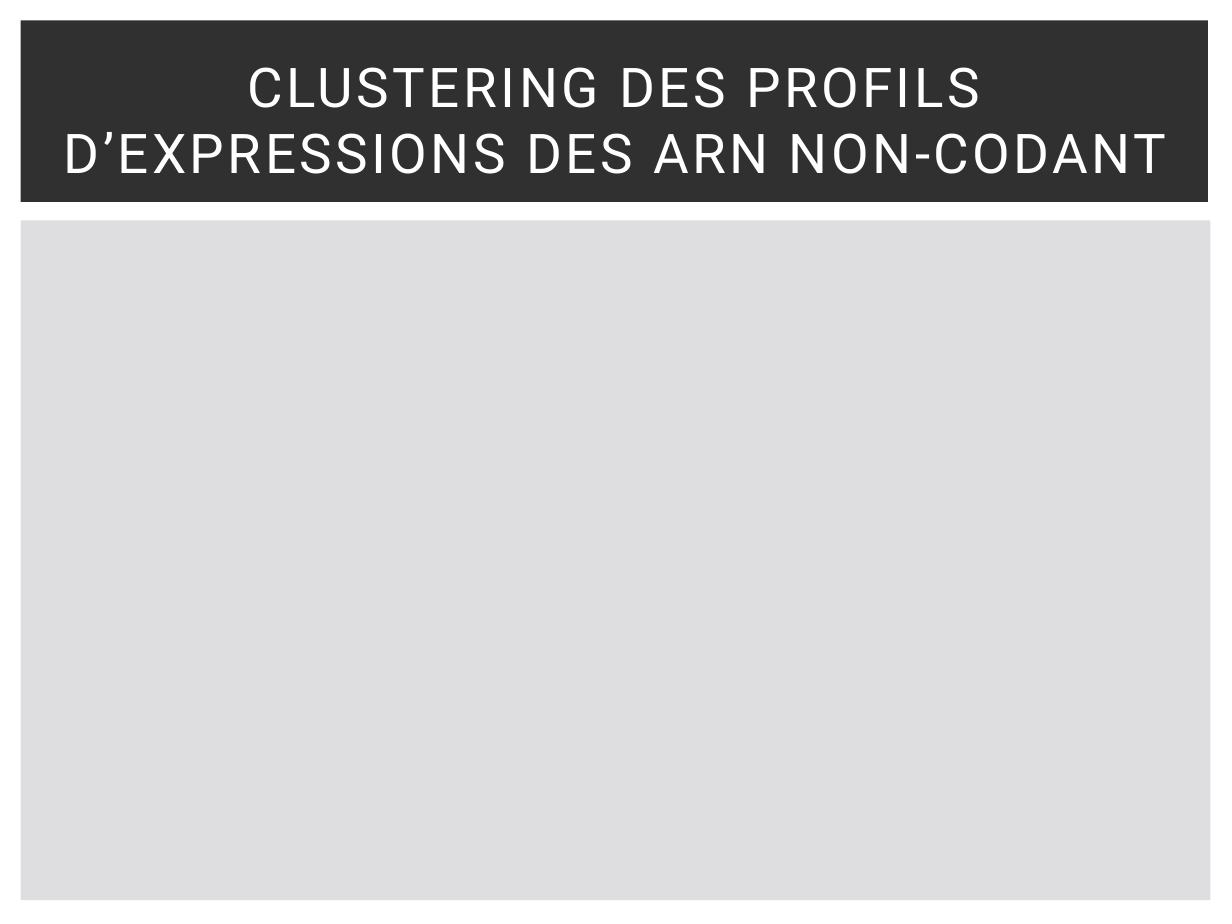
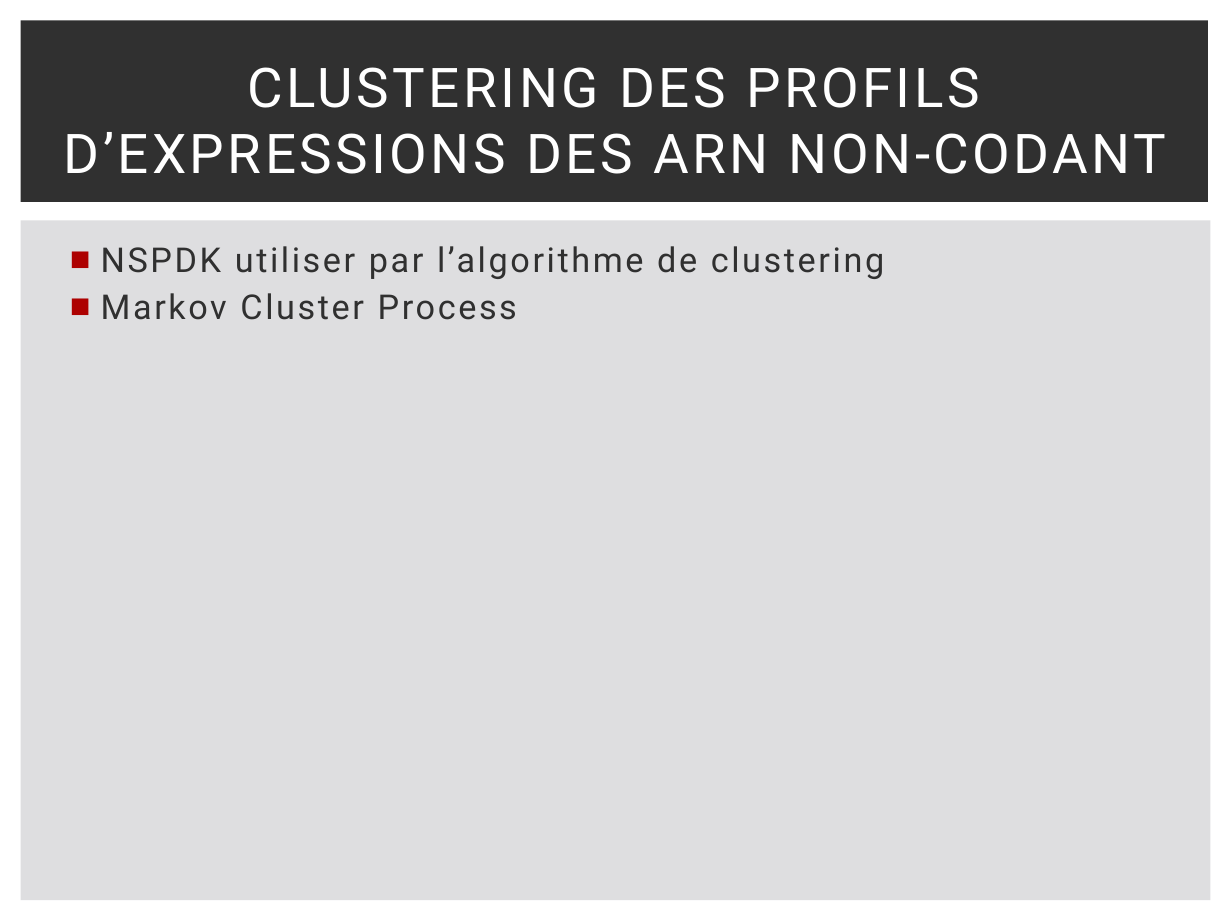
Before and after one commit to MaxChaza/M2BBS, a slide deck: slide 6 of Communication/BlockClust.pptx. Drawn at 1232x924 pixels with LibreOffice and Linux fonts; fonts in the diff are those of the drawing. Boxes give left, top, right and bottom in pixels: in the first picture for what was removed or moved away, otherwise in the second. Text is boxed around its words. In the diff, an @@ line names an element or a change of style, - is before the commit and + after.

```diff
--- a/Communication/BlockClust.pptx
+++ b/Communication/BlockClust.pptx
@@ text added at bbox=[101, 246, 884, 320], 20 pt, text #303030 @@
+■ NSPDK utiliser par l’algorithme de clustering
+■ Markov Cluster Process
```
Also in this commit, not shown: 2 other slides changed, 14 other files.
